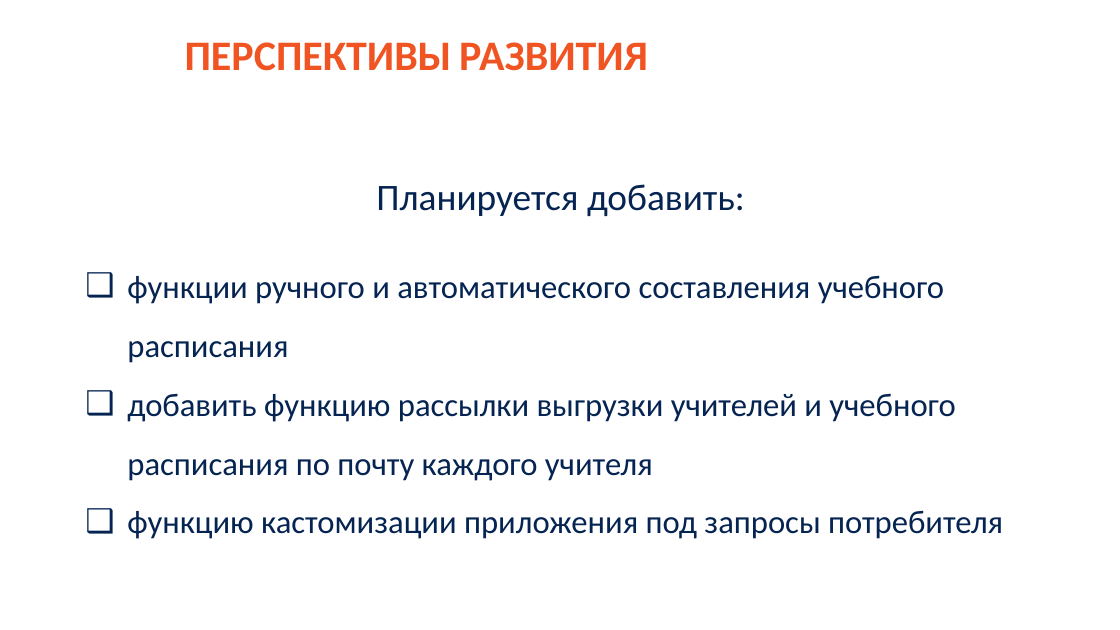
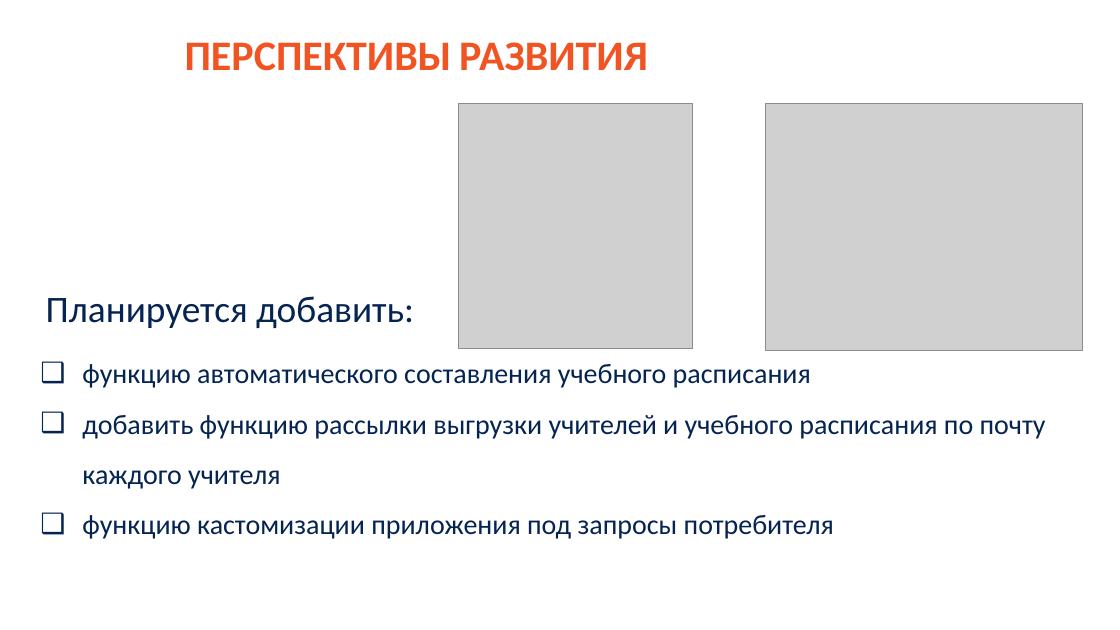
Before and after one commit to saaasssska/helper_by_school, a slide deck: slide 9 of Documentation/проект.pptx. Drawn at 1120x630 pixels with LibreOffice and Linux fonts; fonts in the diff are those of the drawing; grey boxes stand for pictures; background and template pictures are left out. Boxes give left, top, right and bottom in pixels: in the first picture for what was removed or moved away, otherwise in the second. Text is boxed around its words. In the diff, an @@ line names an element or a change of style, - is before the commit and + after.

```diff
--- a/Documentation/проект.pptx
+++ b/Documentation/проект.pptx
@@ picture added at (x1=458, y1=103, x2=692, y2=348) @@
@@ picture added at (x1=765, y1=103, x2=1083, y2=350) @@
@@ text "Планируется добавить:" moved from (x1=376, y1=184, x2=745, y2=216) to (x1=46, y1=296, x2=414, y2=328) @@
@@ text "функцию автоматического составления учебного расписания" moved from (x1=127, y1=275, x2=1003, y2=539) to (x1=82, y1=364, x2=1046, y2=539) @@
@@ text at (x1=82, y1=364, x2=811, y2=388): text changed; size 28 to 24 pt @@
-❑ функции ручного и автоматического составления учебного расписания
+❑ функцию автоматического составления учебного расписания
@@ text at (x1=82, y1=415, x2=1046, y2=539): size 28 to 24 pt in "добавить функцию рассылки выгрузки учителей и учебного ...", "функцию кастомизации приложения под запросы потребителя" @@
```
Also in this commit, not shown: 5 other slides changed, 14 other files.
